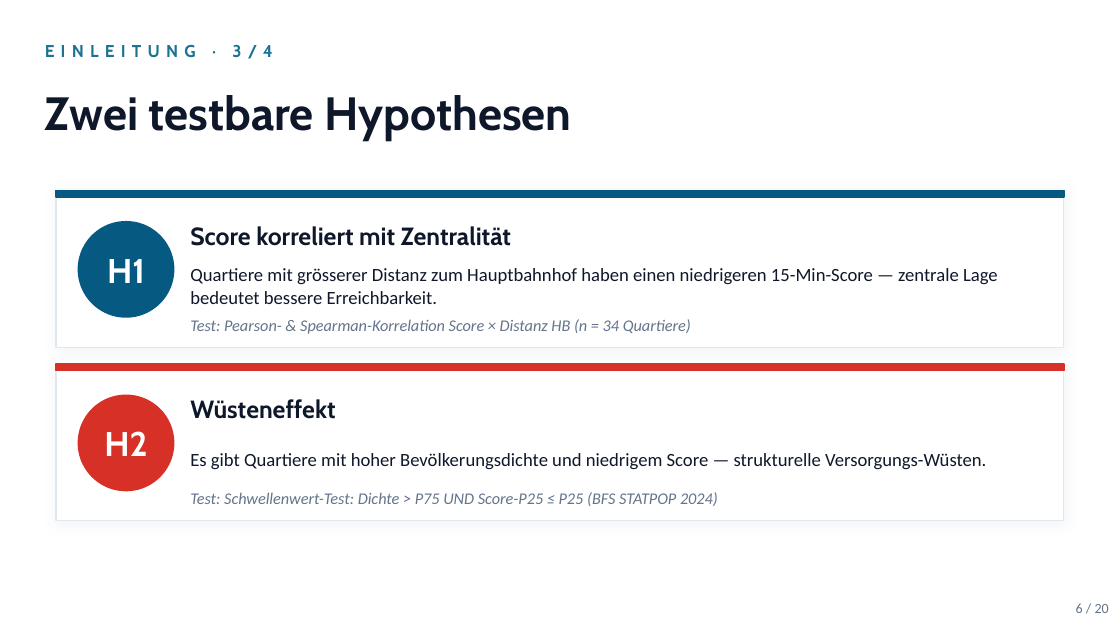
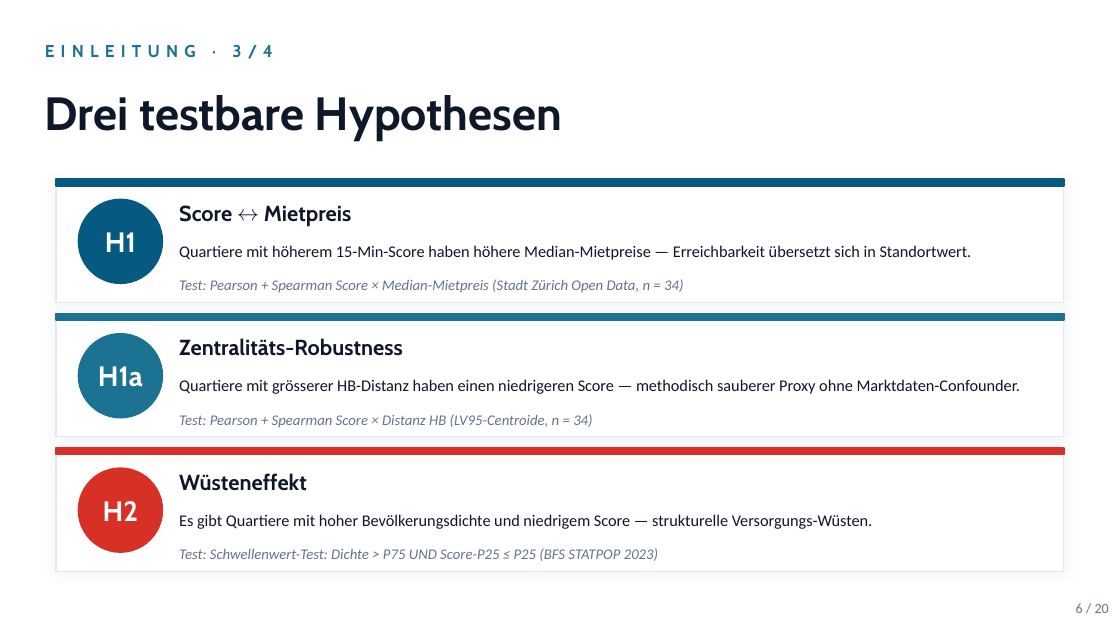
Before and after one commit to sanirmem/zh15min, a slide deck: slide 6 of reports/zh15min_slides.pptx. Drawn at 1120x630 pixels with LibreOffice and Linux fonts; fonts in the diff are those of the drawing. Boxes give left, top, right and bottom in pixels: in the first picture for what was removed or moved away, otherwise in the second. Text is boxed around its words. In the diff, an @@ line names an element or a change of style, - is before the commit and + after.

```diff
--- a/reports/zh15min_slides.pptx
+++ b/reports/zh15min_slides.pptx
@@ text at (45, 95, 562, 142): text changed @@
-Zwei testbare Hypothesen
+Drei testbare Hypothesen
@@ rectangle: place and size @@
-rectangle at (56, 190, 1064, 197)
+rectangle at (56, 179, 1064, 186)
@@ rectangle: place and size @@
-rectangle at (56, 190, 1064, 347)
+rectangle at (56, 179, 1064, 302)
@@ text "H1": place and size @@
-text "H1" at (107, 259, 145, 283)
+text "H1" at (105, 232, 136, 252)
@@ text "H1" at (105, 232, 136, 252): size 22 to 18 pt @@
@@ ellipse: place and size @@
-ellipse at (78, 222, 174, 317)
+ellipse at (78, 199, 162, 283)
@@ text at (179, 205, 351, 227): text changed; size 16 to 14 pt @@
-Score korreliert mit Zentralität
+Score ↔ Mietpreis
@@ text at (179, 245, 972, 260): text changed; size 12 to 10.5 pt @@
-Quartiere mit grösserer Distanz zum Hauptbahnhof haben einen niedrigeren 15-Min-Score — zentrale Lage bedeutet bessere Erreichbarkeit.
+Quartiere mit höherem 15-Min-Score haben höhere Median-Mietpreise — Erreichbarkeit übersetzt sich in Standortwert.
@@ text added at (179, 279, 683, 293), 9.5 pt, text #64748B, italic @@
+Test: Pearson + Spearman Score × Median-Mietpreis (Stadt Zürich Open Data, n = 34)
@@ rectangle: place and size @@
-rectangle at (56, 364, 1064, 521)
+rectangle at (56, 314, 1064, 437)
@@ rectangle added at (56, 314, 1064, 320), fill #1C7293, outline #1C7293 1 pt @@
@@ ellipse added at (78, 334, 162, 418), fill #1C7293, outline #1C7293 1 pt @@
@@ text added at (179, 338, 403, 356), 14 pt, text #0F172A, bold @@
+Zentralitäts-Robustness
@@ text added at (98, 366, 143, 387), 18 pt, text #FFFFFF, bold @@
+H1a
@@ text added at (179, 379, 1020, 394), 10.5 pt, text #0F172A @@
+Quartiere mit grösserer HB-Distanz haben einen niedrigeren Score — methodisch sauberer Proxy ohne Marktdaten-Confounder.
@@ text at (179, 414, 592, 428): text changed; size 10.5 to 9.5 pt @@
-Test: Pearson- & Spearman-Korrelation Score × Distanz HB (n = 34 Quartiere)
+Test: Pearson + Spearman Score × Distanz HB (LV95-Centroide, n = 34)
@@ rectangle: place and size @@
-rectangle at (56, 364, 1064, 371)
+rectangle at (56, 448, 1064, 455)
@@ rectangle added at (56, 448, 1064, 571), fill #FFFFFF, outline #E2E8F0 0.75 pt @@
@@ text "H2" at (103, 501, 139, 521): size 22 to 18 pt @@
@@ text "H2": place and size @@
-text "H2" at (104, 431, 147, 456)
+text "H2" at (103, 501, 139, 521)
@@ ellipse: place and size @@
-ellipse at (78, 395, 174, 491)
+ellipse at (78, 468, 162, 552)
@@ text "Wüsteneffekt": place and size @@
-text "Wüsteneffekt" at (190, 399, 335, 419)
+text "Wüsteneffekt" at (179, 473, 307, 491)
@@ text "Wüsteneffekt" at (179, 473, 307, 491): size 16 to 14 pt @@
@@ text "Es gibt Quartiere mit hoher ...": place and size @@
-text "Es gibt Quartiere mit hoher ..." at (190, 453, 986, 469)
+text "Es gibt Quartiere mit hoher ..." at (179, 514, 872, 529)
@@ text "Es gibt Quartiere mit hoher ..." at (179, 514, 872, 529): size 12 to 10.5 pt @@
@@ text at (179, 548, 658, 561): text changed; size 10.5 to 9.5 pt @@
-Test: Schwellenwert-Test: Dichte > P75 UND Score-P25 ≤ P25 (BFS STATPOP 2024)
+Test: Schwellenwert-Test: Dichte > P75 UND Score-P25 ≤ P25 (BFS STATPOP 2023)
```
Also in this commit, not shown: 2 other slides changed, 15 other files.
